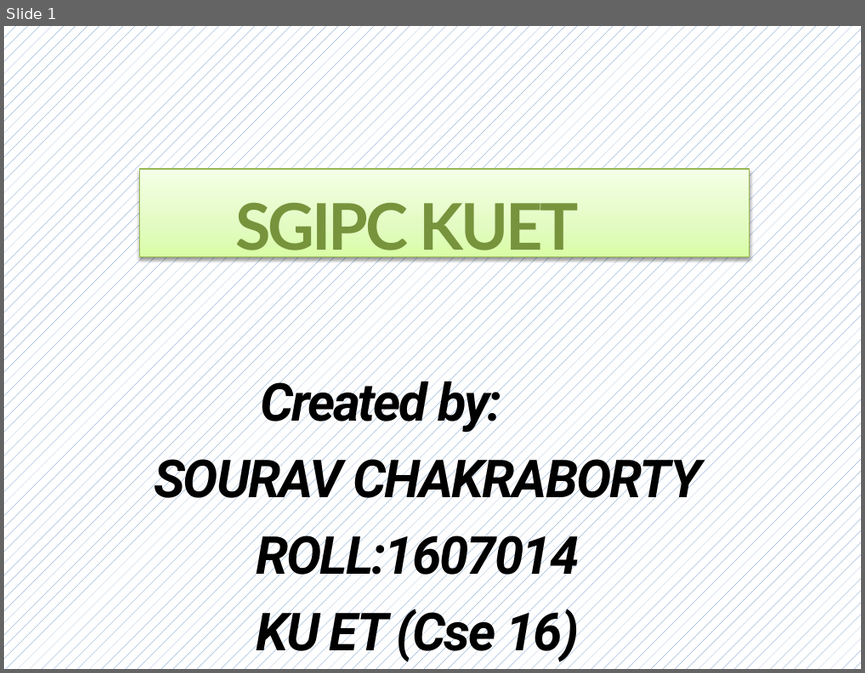
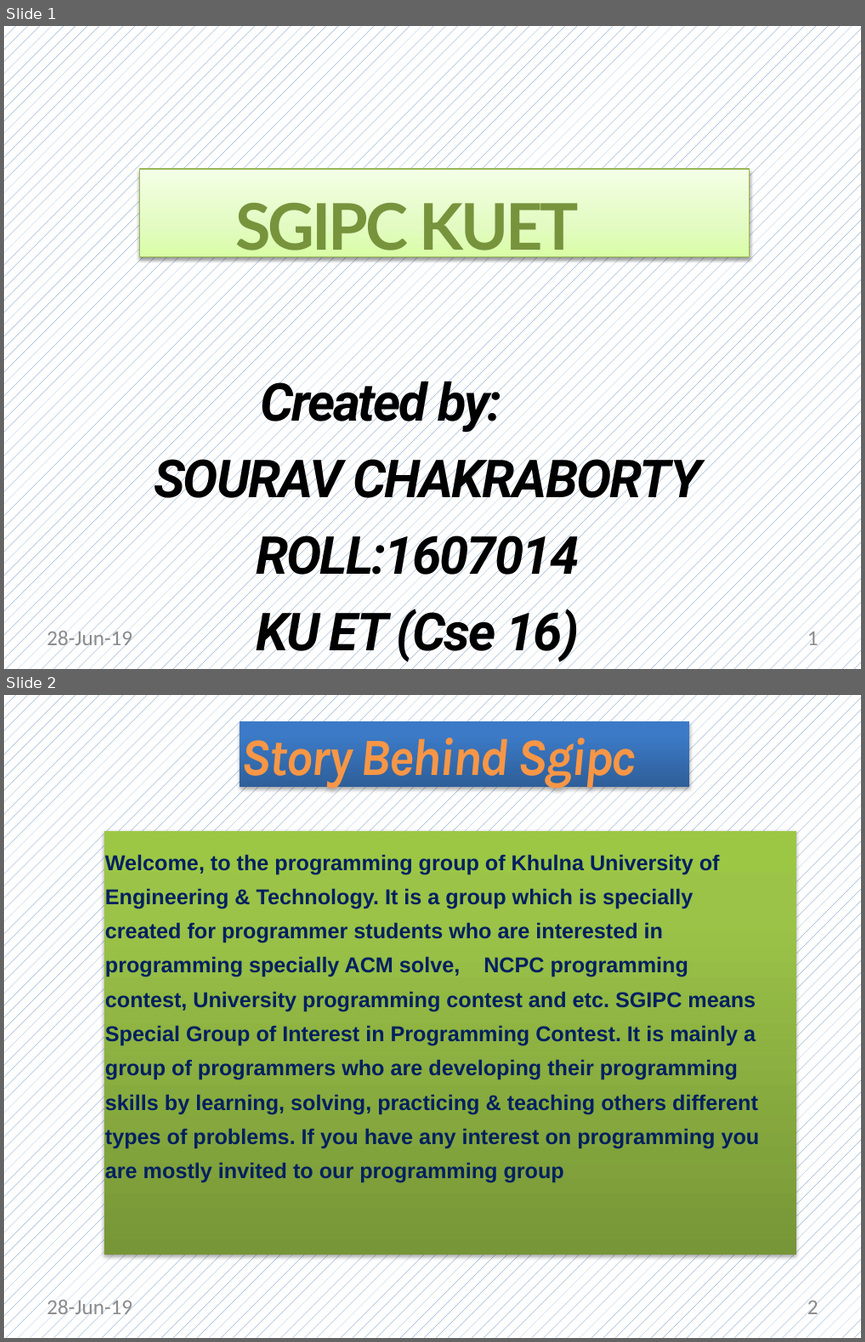
Before and after one commit to Dream-kid/Asp, a slide deck: sgipc.pptx. Shown one above the other, each under a label of ours: slide 1 before the commit, slides 1 and 2 after it. The pictures are 865x673 and 865x1342 pixels, drawn with LibreOffice and Linux fonts; fonts in the diff are those of the drawing. Boxes give left, top, right and bottom in pixels: in the first picture for what was removed or moved away, otherwise in the second. Text is boxed around its words. In the diff, an @@ line names an element or a change of style, - is before the commit and + after.

```diff
--- a/sgipc.pptx
+++ b/sgipc.pptx
@@ slide 2 added at <box>4,695,861,1338</box>, background pattern #4F81BD on #FFFFFF @@
@@ title added at <box>239,721,689,787</box>, fill gradient #2F5F99 to #3D7CC7 to #3A7CCB, 44 pt, text #F79646, bold, italic @@
+Story Behind Sgipc
@@ rectangle added at <box>104,830,796,1254</box>, fill gradient #779737 to #9BC348 to #9DC746, 18 pt, text #002060, bold @@
+Welcome, to the programming group of Khulna University of Engineering & Technology. It is a group which is specially created for programmer students who are interested in programming specially ACM solve, NCPC programming contest, University programming contest and etc. SGIPC means Special Group of Interest in Programming Contest. It is mainly a group of programmers who are developing their programming skills by learning, solving, practicing & teaching others different types of problems. If you have any interest on programming you are mostly invited to our programming group
@@ text added at <box>46,1296,132,1319</box>, 18 pt, text #8C8C8C @@
+28-Jun-19
@@ page number added at <box>807,1296,818,1319</box>, 18 pt, text #8C8C8C @@
+2
@@ slide 1 changed as well @@
@@ text added at <box>46,627,132,650</box>, 18 pt, text #8C8C8C @@
+28-Jun-19
@@ page number added at <box>807,627,818,650</box>, 18 pt, text #8C8C8C @@
+1
```
Also in this commit, not shown: 16 other slides changed, 3 other slides added, 2 slides removed.
